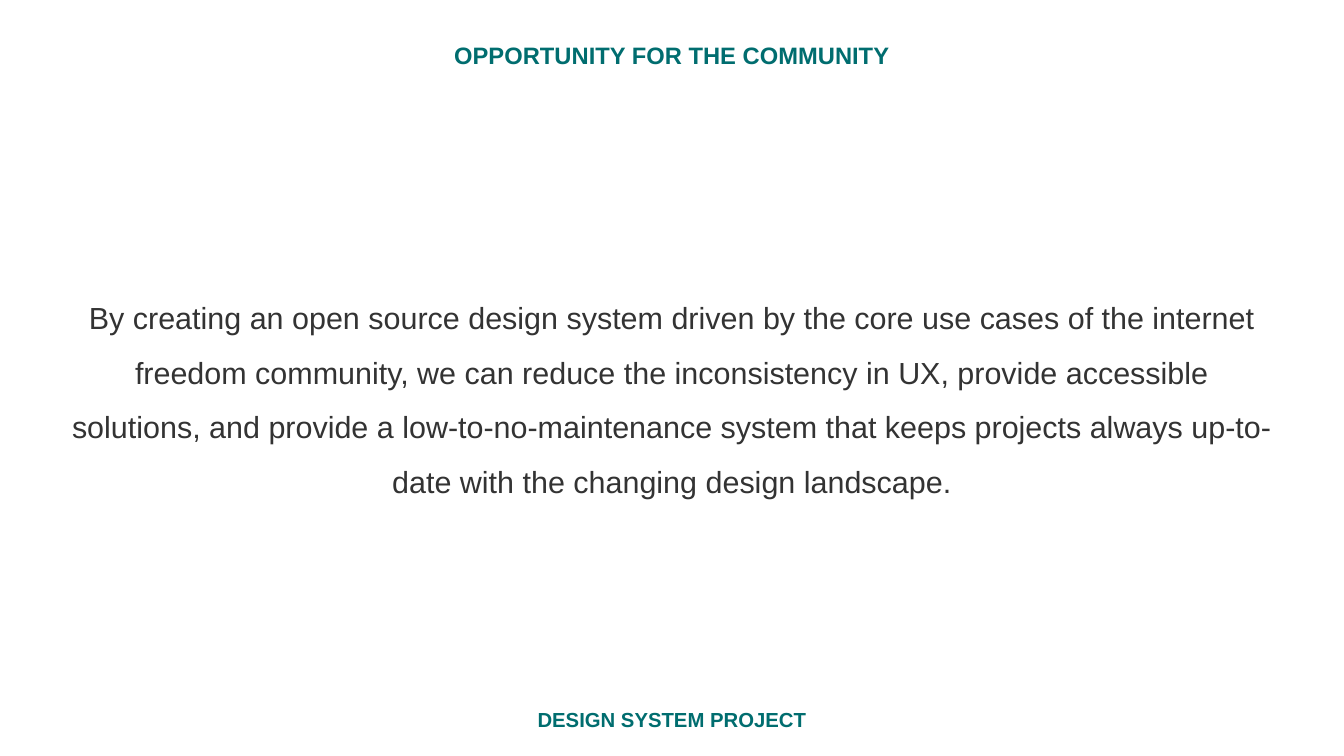
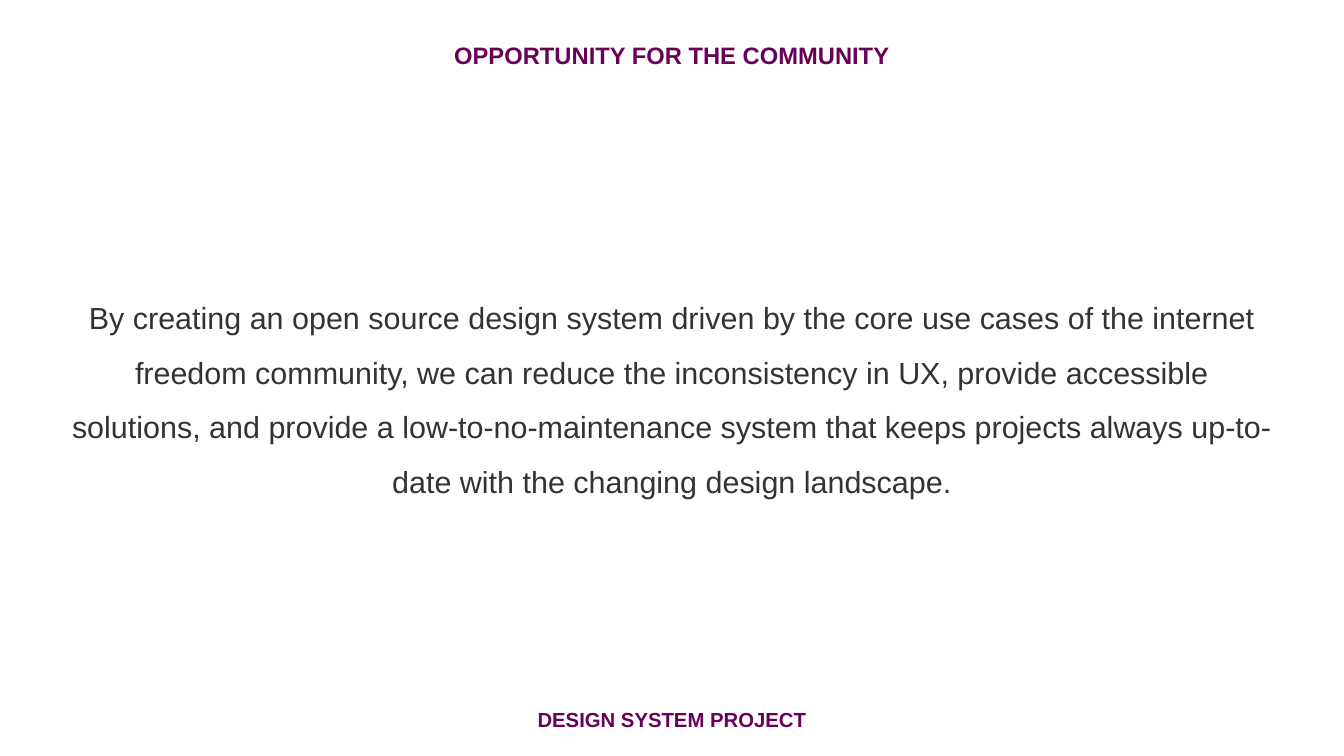
Before and after one commit to Dottenpixel/design-system-1, a slide deck: slide 5 of Project Overview.odp. Drawn at 1344x756 pixels with LibreOffice and Linux fonts; fonts in the diff are those of the drawing. Boxes give left, top, right and bottom in pixels: in the first picture for what was removed or moved away, otherwise in the second. Text is boxed around its words. In the diff, an @@ line names an element or a change of style, - is before the commit and + after.

Commit message:
Project overview
Added a mock for the homepage.

```diff
--- a/Project Overview.odp
+++ b/Project Overview.odp
@@ title "OPPORTUNITY FOR THE COMMUNITY" at bbox=[454, 47, 889, 65]: text colour #006D6F to #680059 @@
@@ title "DESIGN SYSTEM PROJECT" at bbox=[538, 712, 806, 728]: text colour #006D6F to #680059 @@
```
Also in this commit, not shown: 6 other slides changed.
